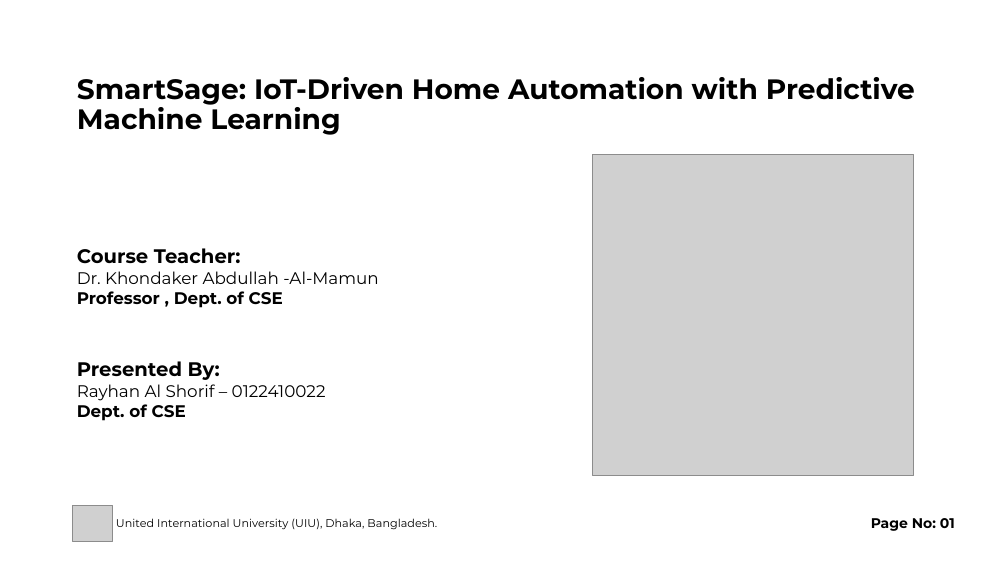
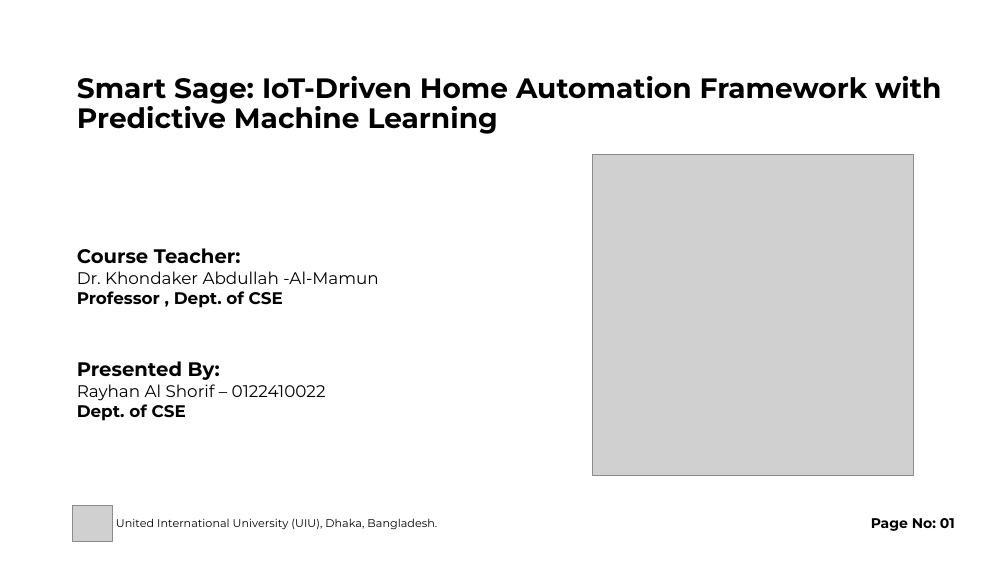
Before and after one commit to rayhanalshorif133/MSCSE-UIU, a slide deck: slide 1 of CSE-6093-RMTW/2. Introduction,_Motivation_Background_and_Problem Statement.pptx. Drawn at 1008x567 pixels with LibreOffice and Linux fonts; fonts in the diff are those of the drawing; grey boxes stand for pictures. Boxes give left, top, right and bottom in pixels: in the first picture for what was removed or moved away, otherwise in the second. Text is boxed around its words. In the diff, an @@ line names an element or a change of style, - is before the commit and + after.

```diff
--- a/CSE-6093-RMTW/2. Introduction,_Motivation_Background_and_Problem Statement.pptx
+++ b/CSE-6093-RMTW/2. Introduction,_Motivation_Background_and_Problem Statement.pptx
@@ title at box(77, 76, 941, 134): text changed @@
-SmartSage: IoT-Driven Home Automation with Predictive Machine Learning
+Smart Sage: IoT-Driven Home Automation Framework with Predictive Machine Learning
```
Also in this commit, not shown: 3 other slides changed, 1 slide added, 1 other file.
